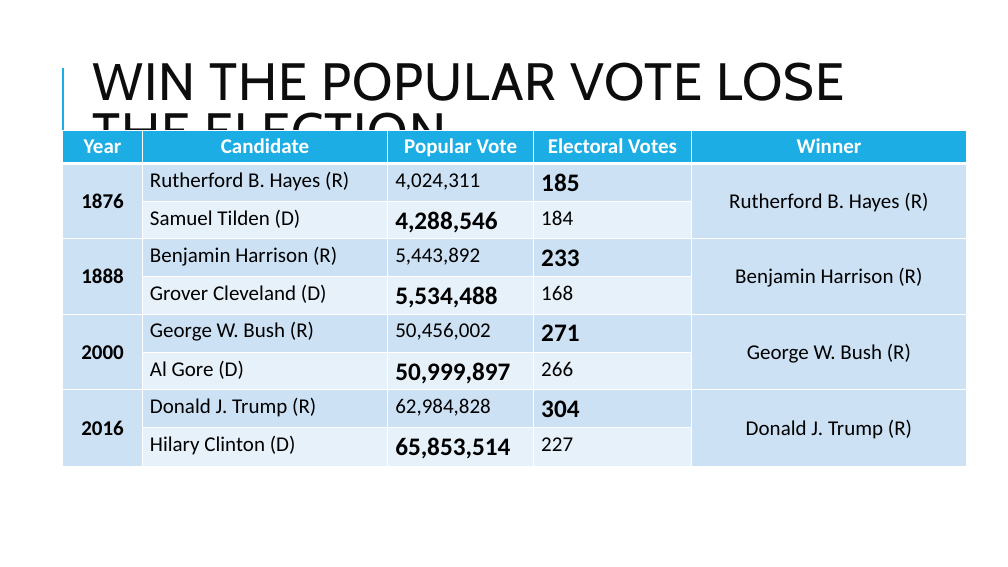
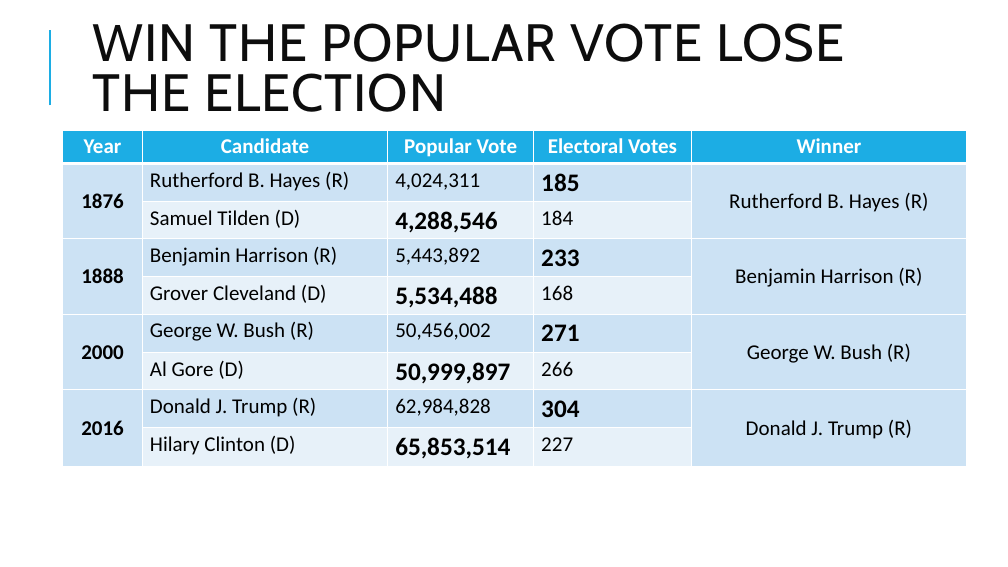
Before and after one commit to ta-data-mexpt/project-dataviz, a slide deck: slide 4 of project-dataviz.pptx (slide 3 before the commit). Drawn at 1008x567 pixels with LibreOffice and Linux fonts; fonts in the diff are those of the drawing. Boxes give left, top, right and bottom in pixels: in the first picture for what was removed or moved away, otherwise in the second. Text is boxed around its words. In the diff, an @@ line names an element or a change of style, - is before the commit and + after.

```diff
--- a/project-dataviz.pptx
+++ b/project-dataviz.pptx
@@ line moved from (63, 144) - (63, 68) to (50, 105) - (50, 29) @@
@@ title "WIN THE POPULAR VOTE LOSE ..." rewrapped from (92, 62, 844, 162) to (92, 23, 844, 112) @@
```
Also in this commit, not shown: 3 other slides changed, 1 slide added, 2 other files.
